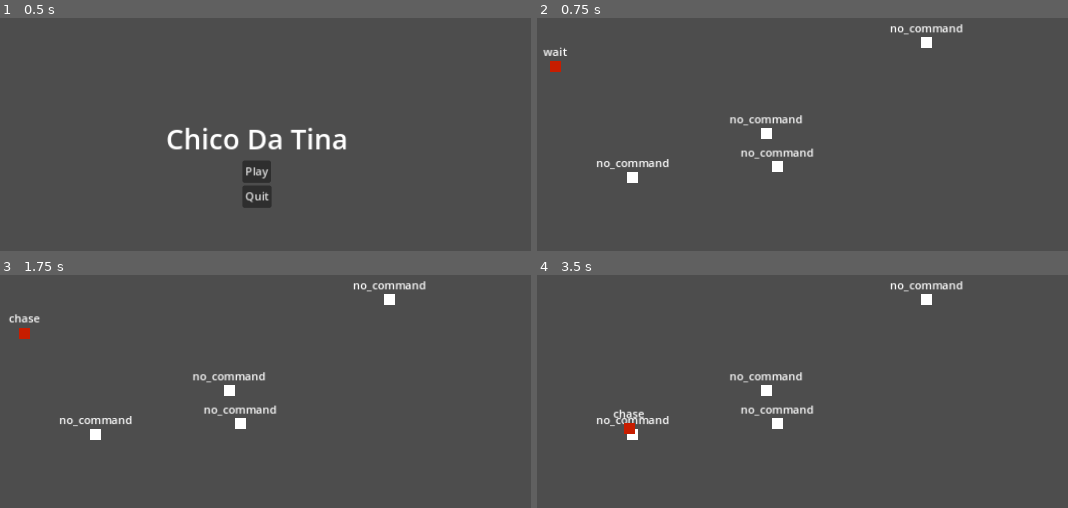
Above: before the commit, frames 1-4 (two rows, left to right).
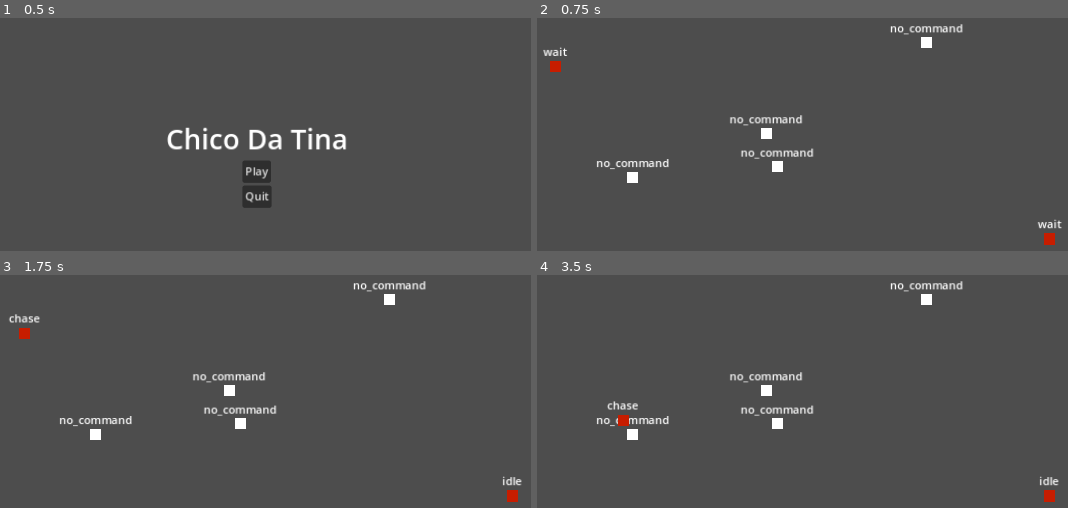
Above: after the commit, the same moments.

Repository: Denomycor/ddj
Game: Godot game, scene res://assets/scenes/game.tscn
Same seed, same stepped clock (60 frames per second), same inputs: the game is played once before the commit and once after it.
Inputs (mouse positions are in pixels of both pictures, inside the frame that each line leads up to):
- Up to frame 1 (0.5 s): no input
- Up to frame 2 (0.75 s): click "Play" at 0.5 s
- Up to frame 3 (1.75 s): tap Enter at 1.25 s; move the mouse to (435, 398) at 1.27 s; click (435, 398) at 1.42 s
- Up to frame 4 (3.5 s): move the mouse to (632, 442) at 2.02 s; click (632, 442) at 2.17 s; move the mouse to (871, 321) at 2.77 s; click (871, 321) at 2.92 s

Frame 1 is identical in both runs. In frame 2, 0.2% of the frame differs, in the area x 94-99%, y 86-98%; in frame 3, 0.2%; in frame 4, 0.6%, in the area x 13-99%, y 54-98%.

Commit message:
Best worst ai ever

Diff:
--- /dev/null
+++ b/assets/scenes/enemies/enemy_ranger.tscn
@@ -0,0 +1,22 @@
+[gd_scene load_steps=5 format=3 uid="uid://ddcbuf48u5jbs"]
+
+[ext_resource type="PackedScene" uid="uid://csdohlnm1sk6r" path="res://assets/scenes/enemies/enemy_troop.tscn" id="1_na4if"]
+[ext_resource type="Script" path="res://assets/scripts/enemy_ranger.gd" id="2_jolyd"]
+[ext_resource type="Script" path="res://assets/scripts/components/projectile_spawner_component.gd" id="3_r424m"]
+
+[sub_resource type="CircleShape2D" id="CircleShape2D_jw5no"]
+radius = 144.0
+
+[node name="enemy_ranger" instance=ExtResource("1_na4if")]
+script = ExtResource("2_jolyd")
+
+[node name="CollisionShape2D" parent="attack_range" index="0"]
+shape = SubResource("CircleShape2D_jw5no")
+
+[node name="NavigationAgent2D" parent="." index="6"]
+target_desired_distance = 130.0
+
+[node name="ProjectileSpawnerComponent" type="Node2D" parent="." index="8"]
+script = ExtResource("3_r424m")
+fire_delay = 1.0
+multishot = 1
--- a/assets/scenes/enemies/enemy_rusher.tscn
+++ b/assets/scenes/enemies/enemy_rusher.tscn
@@ -1,7 +1,16 @@
-[gd_scene load_steps=3 format=3 uid="uid://bune1a7rrsgdw"]
+[gd_scene load_steps=4 format=3 uid="uid://bune1a7rrsgdw"]
 
 [ext_resource type="PackedScene" uid="uid://csdohlnm1sk6r" path="res://assets/scenes/enemies/enemy_troop.tscn" id="1_moaud"]
 [ext_resource type="Script" path="res://assets/scripts/enemy_rusher.gd" id="2_27e2o"]
 
+[sub_resource type="CircleShape2D" id="CircleShape2D_8ma3y"]
+radius = 30.0
+
 [node name="enemy_rusher" instance=ExtResource("1_moaud")]
 script = ExtResource("2_27e2o")
+
+[node name="CollisionShape2D" parent="attack_range" index="0"]
+shape = SubResource("CircleShape2D_8ma3y")
+
+[node name="NavigationAgent2D" parent="." index="6"]
+target_desired_distance = 25.0
--- a/assets/scenes/enemies/enemy_troop.tscn
+++ b/assets/scenes/enemies/enemy_troop.tscn
@@ -1,6 +1,5 @@
-[gd_scene load_steps=8 format=3 uid="uid://csdohlnm1sk6r"]
+[gd_scene load_steps=7 format=3 uid="uid://csdohlnm1sk6r"]
 
-[ext_resource type="Script" path="res://assets/scripts/enemy_troop.gd" id="1_ec2r6"]
 [ext_resource type="Script" path="res://assets/scripts/components/hitbox_component.gd" id="1_g0cwo"]
 [ext_resource type="Script" path="res://assets/scripts/components/perception_component.gd" id="3_8rj78"]
 
@@ -20,7 +19,6 @@
 collision_layer = 2
 collision_mask = 3
 motion_mode = 1
-script = ExtResource("1_ec2r6")
 
 [node name="Label" type="Label" parent="."]
 offset_left = -64.0
--- a/assets/scenes/test_level.tscn
+++ b/assets/scenes/test_level.tscn
@@ -6,6 +6,7 @@
 [ext_resource type="Script" path="res://assets/scripts/command_buttons/move_to_button.gd" id="4_a6ie6"]
 [ext_resource type="Script" path="res://assets/scripts/command_buttons/command_button.gd" id="5_seiyv"]
 [ext_resource type="Script" path="res://assets/scripts/pause_menu.gd" id="6_ulip5"]
+[ext_resource type="PackedScene" uid="uid://ddcbuf48u5jbs" path="res://assets/scenes/enemies/enemy_ranger.tscn" id="7_jw74l"]
 
 [sub_resource type="NavigationPolygon" id="NavigationPolygon_wl66o"]
 vertices = PackedVector2Array(1142, 638, 10, 638, 10, 10, 1142, 10)
@@ -121,3 +122,6 @@
 size_flags_horizontal = 4
 size_flags_vertical = 4
 text = "Quit"
+
+[node name="enemy_ranger" parent="." instance=ExtResource("7_jw74l")]
+position = Vector2(944, 432)
--- a/assets/scripts/components/perception_component.gd
+++ b/assets/scripts/components/perception_component.gd
@@ -20,5 +20,5 @@
 		return null
 	else:
 		return enemies_in_range.reduce(func(acc: PhysicsBody2D, e: PhysicsBody2D):
-			return acc if global_position.distance_to(acc.global_position) < global_position.distance_to(e.global_position) else e
+			return acc if global_position.distance_squared_to(acc.global_position) < global_position.distance_squared_to(e.global_position) else e
 		, enemies_in_range[0])
--- /dev/null
+++ b/assets/scripts/enemy_ranger.gd
@@ -0,0 +1,65 @@
+class_name EnemyRanger extends EnemyTroop
+
+
+const PROJ_SCENE := preload("res://assets/scenes/projectiles/projectile.tscn")
+
+@onready var projectile_spawner_component: ProjectileSpawnerComponent = $ProjectileSpawnerComponent
+
+
+func _ready() -> void:
+	super._ready()
+
+	projectile_spawner_component.shoot_projectile.connect(func(from: Vector2, rot: float, _data: Variant):
+		var instance: Projectile = PROJ_SCENE.instantiate()
+		instance.set_collision_layer_value(3, false)
+		instance.set_collision_layer_value(4, true)
+		instance.get_node("Area2D").set_collision_layer_value(3, false)
+		instance.get_node("Area2D").set_collision_layer_value(4, true)
+		instance.get_node("Area2D").set_collision_mask_value(2, false)
+		instance.get_node("Area2D").set_collision_mask_value(1, true)
+		get_parent().add_child(instance)
+		instance.set_properties_and_start(from, rot)
+	)
+
+	state_machine.add_state(IdleState.new("idle"))
+	state_machine.add_state(AproachState.new("aproach"))
+	state_machine.add_state(AttackState.new("attack"))
+	state_machine.starting_state("wait", 1.0)
+
+
+## Decide which state to transition to
+func transition_ranger(state: State) -> void:
+	# No enemies, stay put
+	if(perception_component.enemies_in_range.is_empty()):
+		if(state_machine.current_state.name != "idle"):
+			state_machine.transition(state, "idle")
+
+	# Enemies in range, just shoot
+	elif(!attack_range_component.enemies_in_range.is_empty()):
+		state_machine.transition(state, "attack")
+
+	# Aproach the nearest enemy to attack
+	elif(!perception_component.enemies_in_range.is_empty()):
+		var nearest_target: Node2D = perception_component.get_closest_target()
+		state_machine.transition(state, "aproach", nearest_target)
+
+
+
+### State overrides
+
+
+## While Idle keep checking for transitions
+class IdleState extends State:
+	func process(_delta) -> void:
+		(owner as EnemyTroop).transition_ranger(self)
+
+
+## While Chasing try to attack the target
+class AproachState extends ChaseState:
+	func leave_state() -> void:
+		state_machine.transition(self, "wait", 0.2)
+
+	func physics_process(delta: float) -> void:
+		if(nav_agent.is_navigation_finished()):
+			(owner as EnemyTroop).transition_ranger(self)
+		super.physics_process(delta)
--- a/assets/scripts/enemy_rusher.gd
+++ b/assets/scripts/enemy_rusher.gd
@@ -20,7 +20,7 @@
 			state_machine.transition(state, "idle")
 
 	# If a ranger is in range attack it
-	if(has_ranger):
+	elif(has_ranger):
 		var nearest_ranger: Node2D = ranger_list.reduce(func(acc: Node2D, e: Node2D):
 			return e if is_first_closer(e.global_position, acc.global_position) else acc
 		, ranger_list[0])
@@ -28,9 +28,7 @@
 
 	# If no ranger is in range attack any troop
 	else:
-		var nearest_target: Node2D = perception_component.enemies_in_range.reduce(func(acc: Node2D, e: Node2D):
-			return e if is_first_closer(e.global_position, acc.global_position) else acc
-		, perception_component.enemies_in_range[0])
+		var nearest_target: Node2D = perception_component.get_closest_target()
 		state_machine.transition(state, "chase", nearest_target)
 
 
@@ -49,7 +47,7 @@
 
 	var attack_ready := true
 	const ATTACK_DELAY := 1
-	const ATTACK_DAMAGE := 1
+	const ATTACK_DAMAGE := 10
 
 	func leave_state() -> void:
 		state_machine.transition(self, "wait", 0.2)
--- /dev/null
+++ b/assets/scripts/enemy_states/attack_state.gd
@@ -0,0 +1,16 @@
+class_name AttackState extends State
+
+
+var troop: EnemyTroop
+
+
+func prepare() -> void:
+	troop = owner as EnemyTroop
+
+
+func physics_process(_delta: float) -> void:
+	var nearest_target: Node2D = troop.attack_range_component.get_closest_target()
+	if(nearest_target):
+		troop.projectile_spawner_component.shoot(nearest_target.global_position)
+	else:
+		state_machine.transition(self,"wait", 0.2)
--- /dev/null
+++ b/assets/scripts/enemy_states/move_state.gd
@@ -0,0 +1,41 @@
+class_name MoveState extends State
+
+
+var troop: EnemyTroop
+var nav_agent: NavigationAgent2D
+var target_pos: Vector2
+
+
+func prepare() -> void:
+	troop = owner as EnemyTroop
+	nav_agent = troop.get_node("NavigationAgent2D")
+
+
+func enter(_previous_state: State, args) -> void:
+	assert(args is Vector2)
+	target_pos = args
+	# nav_agent.velocity_computed.connect(_on_velocity_computed)
+
+func physics_process(_delta: float) -> void:
+	if(nav_agent.is_navigation_finished()):
+		leave_state()
+	else:
+		var next_point := nav_agent.get_next_path_position()
+		var motion: Vector2 = troop.global_position.direction_to(next_point) * troop.speed
+		_on_velocity_computed(motion)
+		# nav_agent.set_velocity(motion)
+
+
+func _on_velocity_computed(velocity: Vector2) -> void:
+	troop.velocity = velocity
+	troop.move_and_slide()
+
+
+func calculate_path() -> void:
+	nav_agent.set_target_position(target_pos)
+	if(!nav_agent.is_target_reachable()):
+		print("Impossible to reach the target")
+
+
+func leave_state() -> void:
+	pass
--- a/assets/scripts/selection_rect.gd
+++ b/assets/scripts/selection_rect.gd
@@ -22,7 +22,8 @@
 func start_rect() -> void:
 	start_point = get_parent().get_global_mouse_position()
 	for t in selected_troops:
-		t.get_node("Polygon2D").color = Color.WHITE
+		if(is_instance_valid(t)):
+			t.get_node("Polygon2D").color = Color.WHITE
 	update_command_ui([])
 	selected_troops = []
 	is_selecting = true
Not shown: 1 places in assets/scenes/test_level.tscn that only renumber resources
